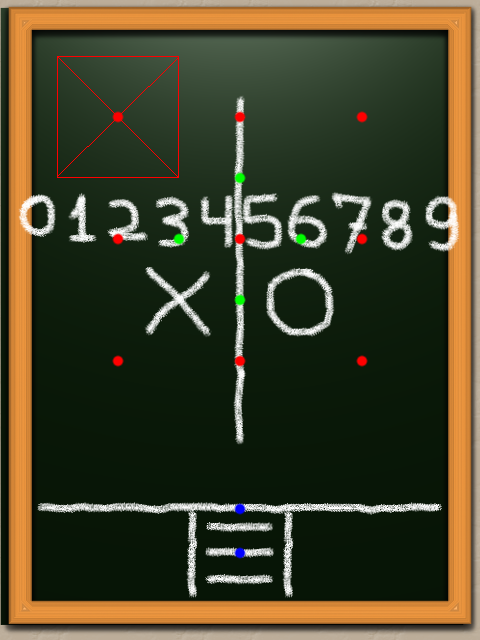
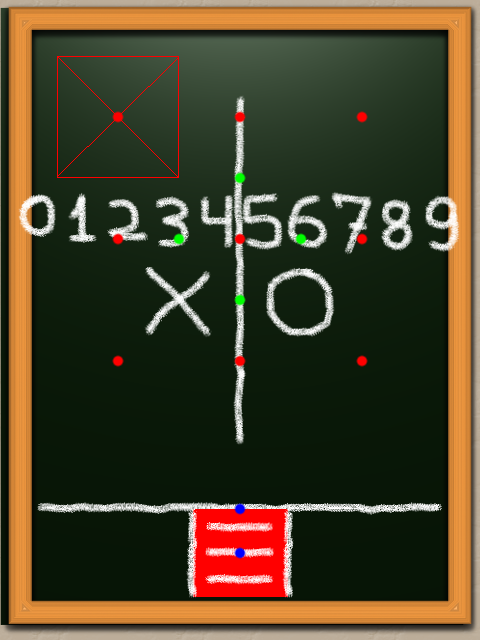
Two versions of the same layered image (480×640). Layer-by-layer changes:
added layer "menu" in group "score" over bbox(205, 522, 275, 585)
renamed "menu" to "menu_touch", painted on it over bbox(193, 509, 288, 597)
